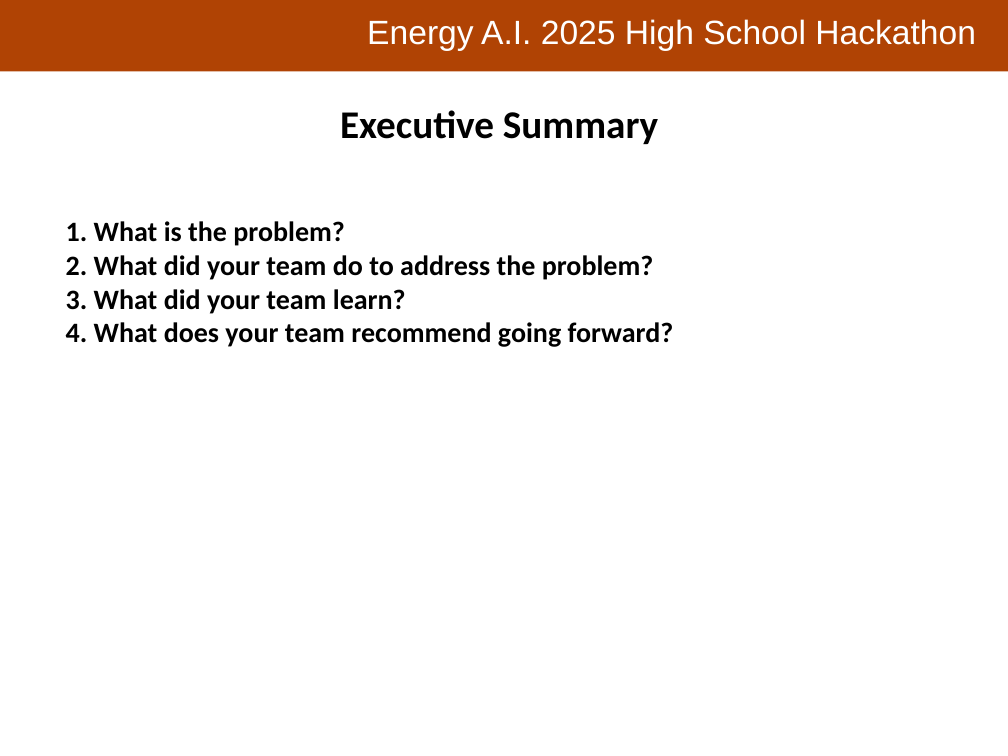
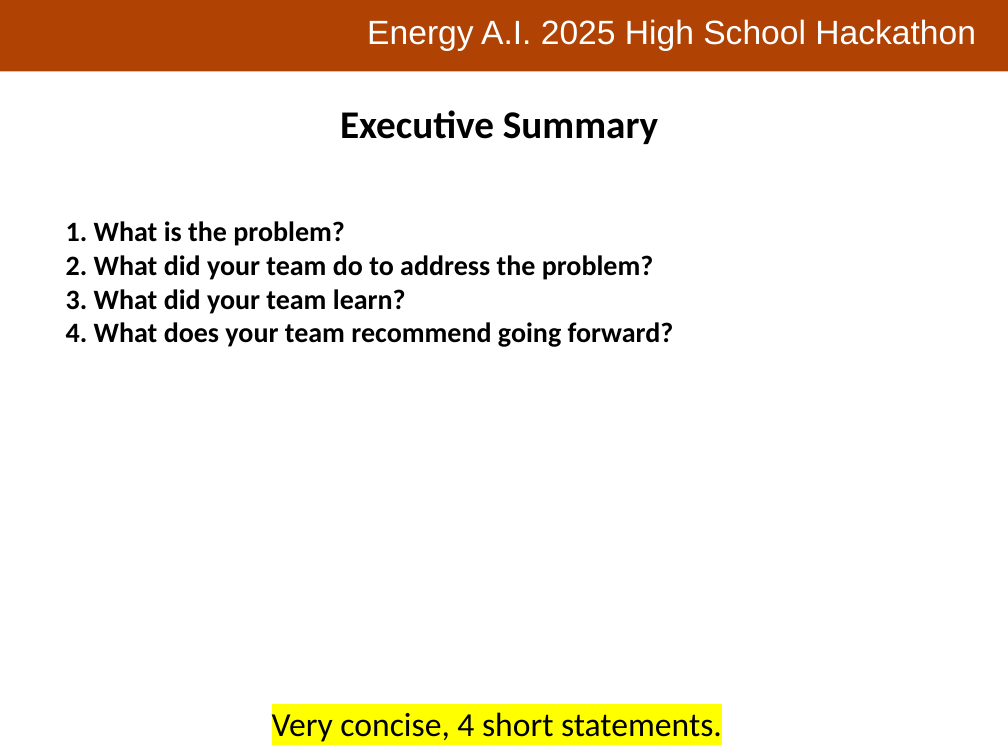
Before and after one commit to PGEHackathon/MITE, a slide deck: slide 2 of resources/Hackathon_PresentationTemplate.pptx. Drawn at 1008x756 pixels with LibreOffice and Linux fonts; fonts in the diff are those of the drawing; background and template pictures are left out. Boxes give left, top, right and bottom in pixels: in the first picture for what was removed or moved away, otherwise in the second. Text is boxed around its words. In the diff, an @@ line names an element or a change of style, - is before the commit and + after.

```diff
--- a/resources/Hackathon_PresentationTemplate.pptx
+++ b/resources/Hackathon_PresentationTemplate.pptx
@@ text added at (272,712,722,742), 24 pt, text #000000 @@
+Very concise, 4 short statements.
```
Also in this commit, not shown: 3 other slides changed, 1 slide added.
